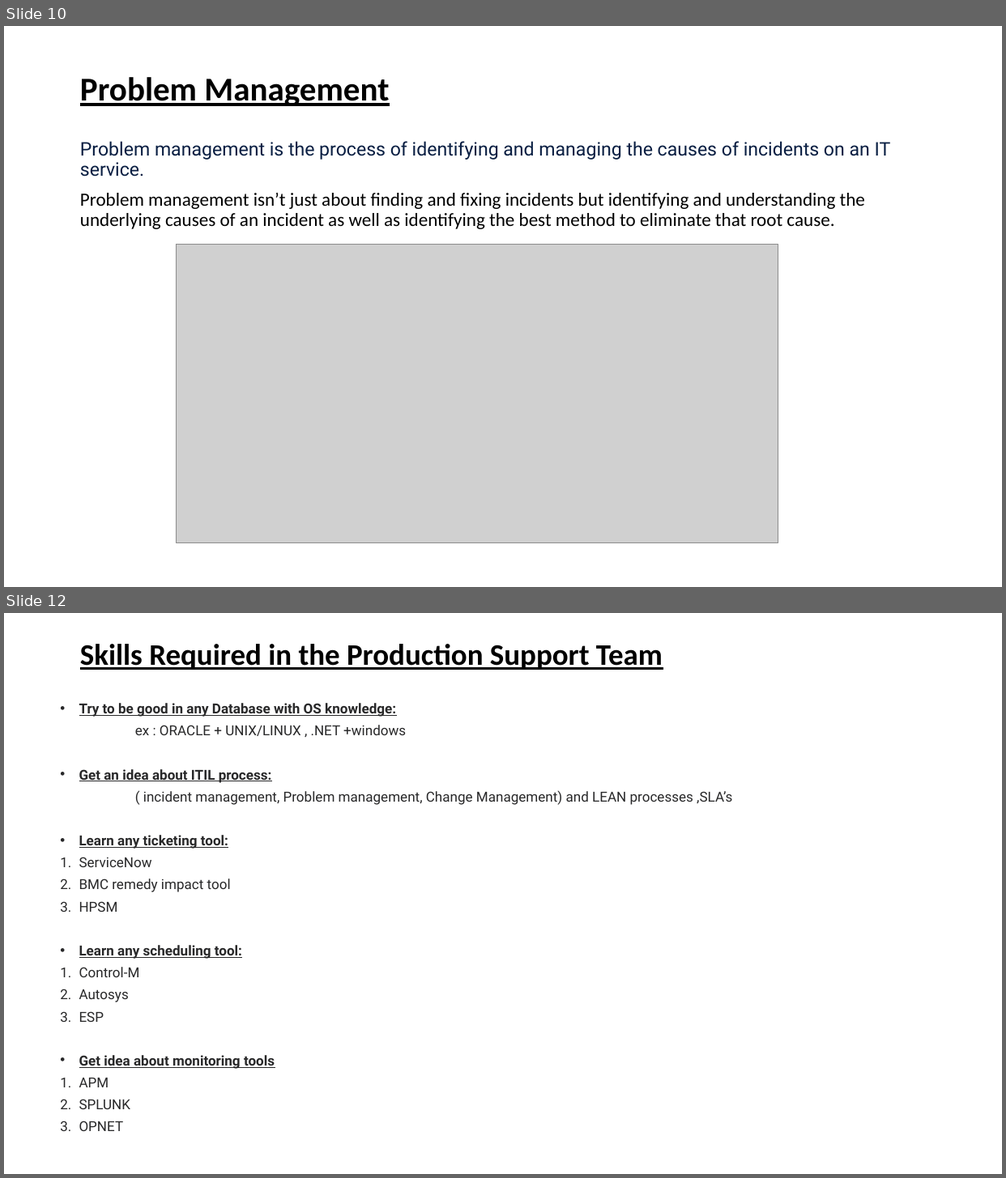
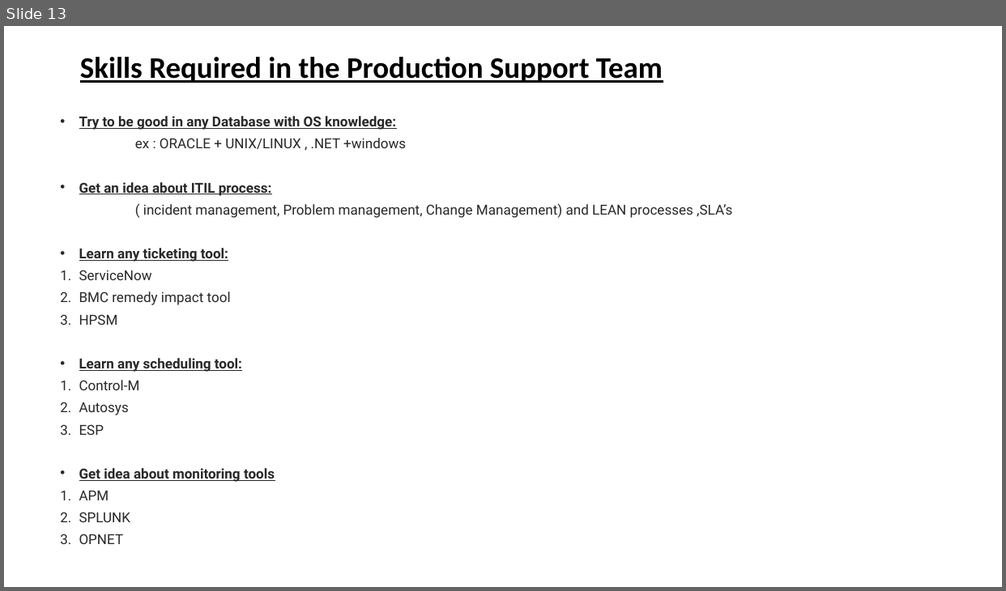
Before and after one commit to spoorthiempowher/Empowher-Curriculum, a slide deck: Prod Support/EmpowHer - Production Support.pptx. Shown one above the other, each under a label of ours: slides 10 and 12 before the commit, slide 13 after it; the slides between them are not shown. The pictures are 1006x1178 and 1006x591 pixels, drawn with LibreOffice and Linux fonts; fonts in the diff are those of the drawing; grey boxes stand for pictures. Boxes give left, top, right and bottom in pixels: in the first picture for what was removed or moved away, otherwise in the second. Text is boxed around its words. In the diff, an @@ line names an element or a change of style, - is before the commit and + after.

```diff
--- a/Prod Support/EmpowHer - Production Support.pptx
+++ b/Prod Support/EmpowHer - Production Support.pptx
@@ slide 10 removed at [4,26,1002,587], background #FFFFFF @@
@@ title removed at [80,77,389,106] @@
-Problem Management
@@ text removed at [80,141,891,229] @@
-Problem management is the process of identifying and managing the causes of incidents on an IT service.
-Problem management isn’t just about finding and fixing incidents but identifying and understanding the underlying causes of an incident as well as identifying the best method to eliminate that root cause.
@@ picture removed at [177,245,778,544] @@
@@ what was slide 12 is now slide 13 @@
```
Also in this commit, not shown: 3 slides changed, 5 slides added, 3 other slides removed.
